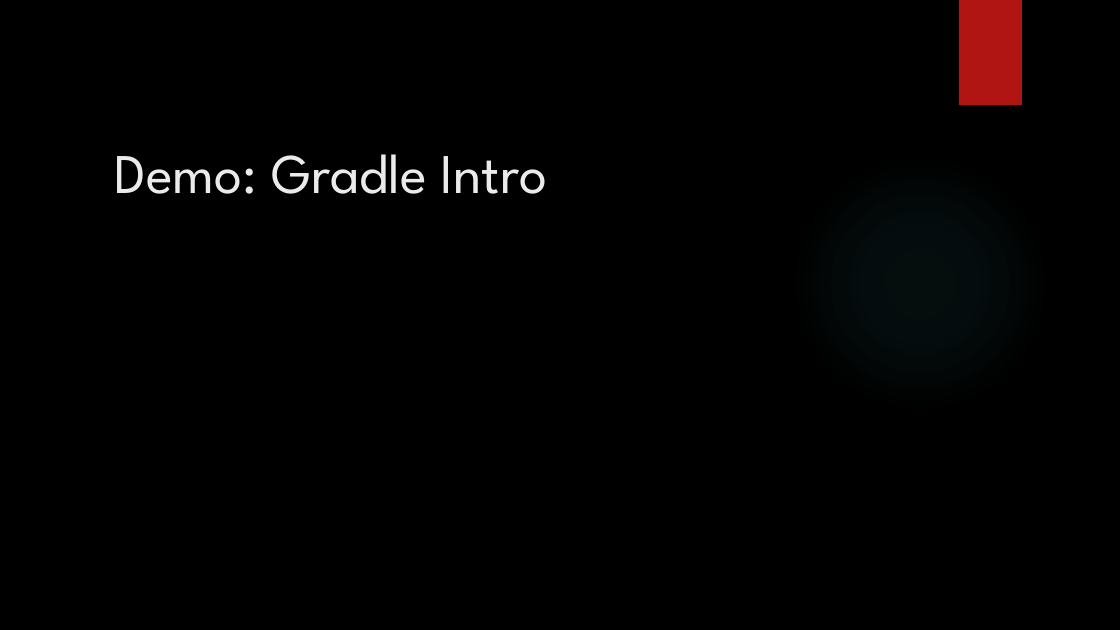
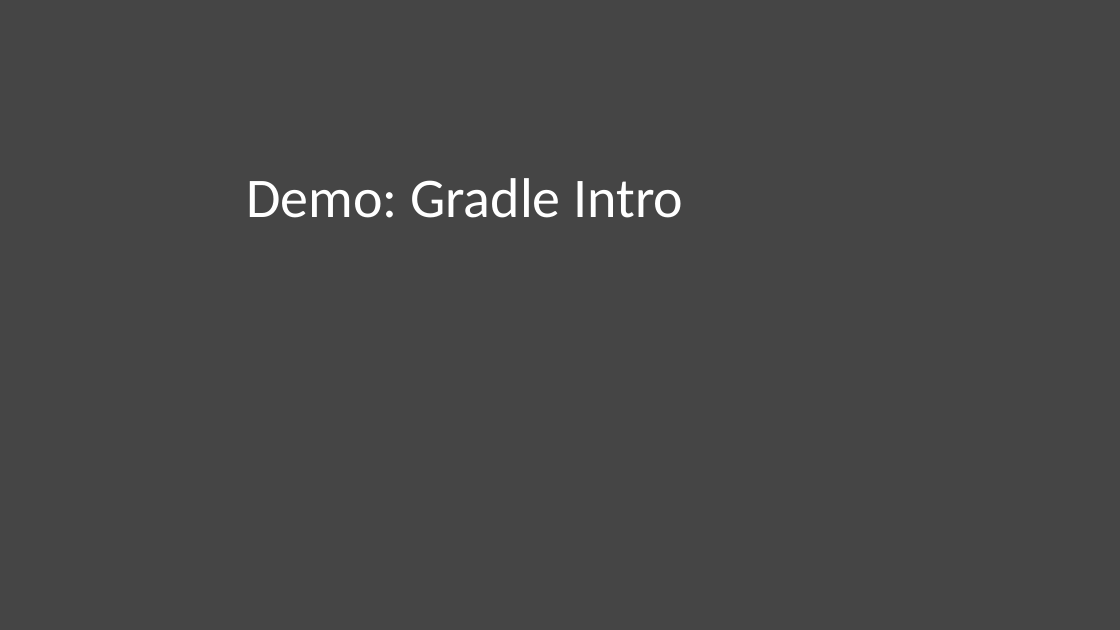
Before and after one commit to clojuremn/gradle-clojure-talk, a slide deck: slide 8 of gradle-clojure.pptx. Drawn at 1120x630 pixels with LibreOffice and Linux fonts; fonts in the diff are those of the drawing; background and template pictures are left out. Boxes give left, top, right and bottom in pixels: in the first picture for what was removed or moved away, otherwise in the second. Text is boxed around its words. In the diff, an @@ line names an element or a change of style, - is before the commit and + after.

Commit message:
theme change

```diff
--- a/gradle-clojure.pptx
+++ b/gradle-clojure.pptx
@@ background picture (left out) to #454545 @@
@@ rectangle removed at [959, 0, 1022, 105] @@
@@ title "Demo: Gradle Intro": place and size @@
-title "Demo: Gradle Intro" at [114, 154, 547, 194]
+title "Demo: Gradle Intro" at [246, 178, 683, 218]
@@ title "Demo: Gradle Intro" at [246, 178, 683, 218]: font League Spartan to Calibri, text colour #EBEBEB to #FFFFFF; line spacing 1 to 0.9; vertical alignment top to middle @@
@@ ellipse removed at [791, 154, 1049, 413] @@
```
Also in this commit, not shown: 13 other slides changed.
